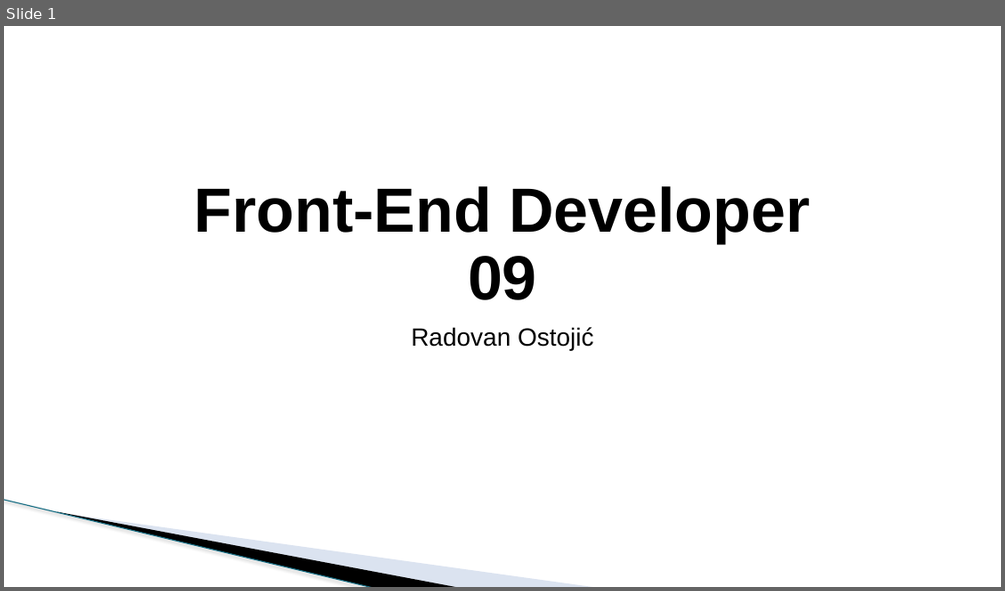
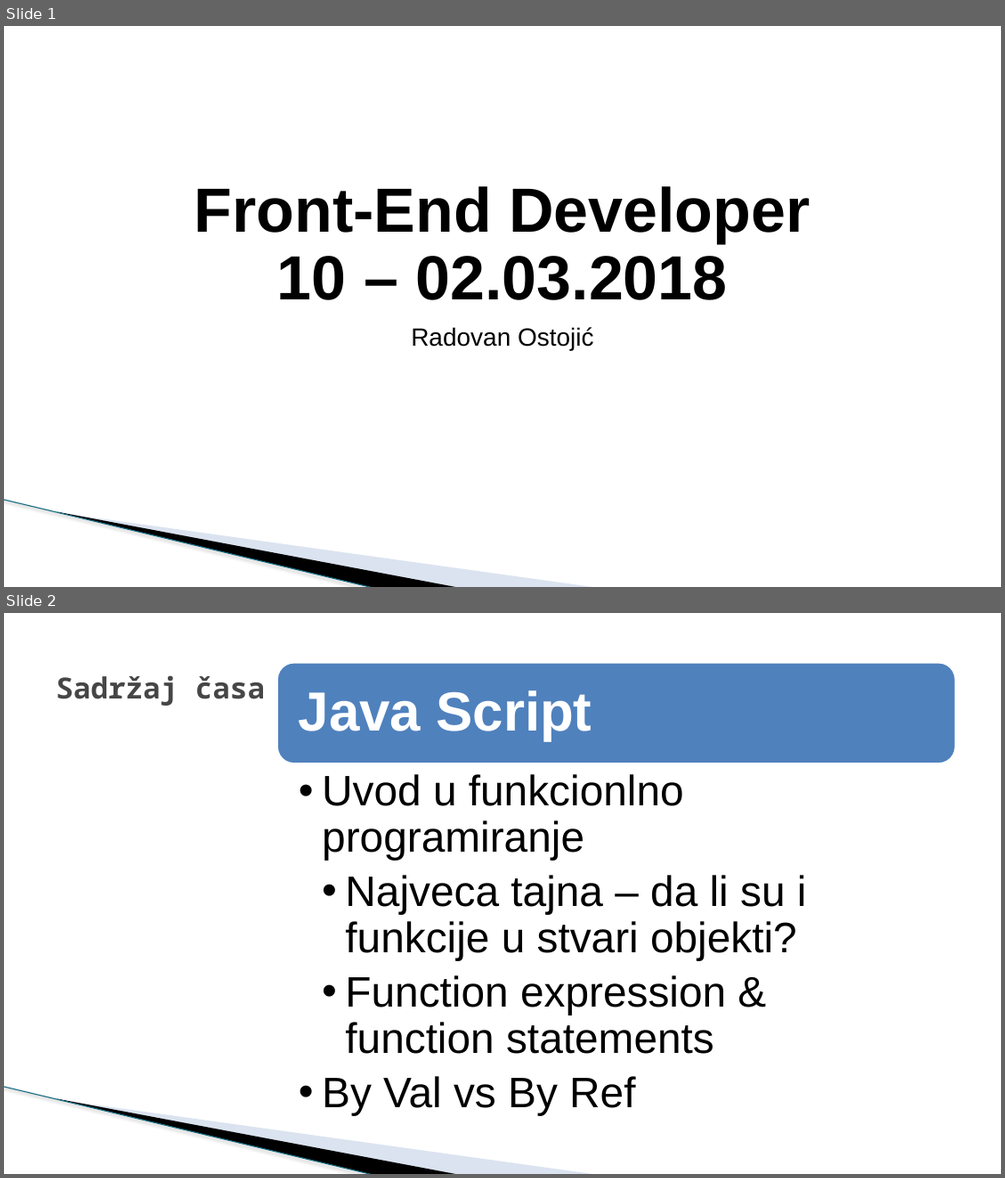
Before and after one commit to todalexcode/kurs-front-end, a slide deck: sesija-10/PPT/Front-End Developer-10.pptx. Shown one above the other, each under a label of ours: slide 1 before the commit, slides 1 and 2 after it. The pictures are 1005x591 and 1005x1178 pixels, drawn with LibreOffice and Linux fonts; fonts in the diff are those of the drawing; background and template pictures are left out. Boxes give left, top, right and bottom in pixels: in the first picture for what was removed or moved away, otherwise in the second. Text is boxed around its words. In the diff, an @@ line names an element or a change of style, - is before the commit and + after.

```diff
--- a/sesija-10/PPT/Front-End Developer-10.pptx
+++ b/sesija-10/PPT/Front-End Developer-10.pptx
@@ slide 2 added at <box>4,613,1001,1174</box>, background #FFFFFF; not listed: 3 template elements that a slide beside it also shows @@
@@ rounded rectangle added at <box>277,662,956,764</box>, fill #4F81BD, outline #FFFFFF 2 pt @@
@@ text added at <box>56,675,265,706</box>, 28 pt, text #464646, bold @@
+Sadržaj časa
@@ text added at <box>299,690,591,740</box>, 53 pt, text #FFFFFF, bold @@
+Java Script
@@ text added at <box>322,774,807,1115</box>, 41 pt, text #000000 @@
+  •• Uvod u funkcionlno programiranje
+    •• Najveca tajna – da li su i funkcije u stvari objekti?
+    •• Function expression & function statements
+  •• By Val vs By Ref
@@ slide 1 changed as well @@
@@ title at <box>194,186,809,300</box>: text changed @@
-Front-End Developer
-09
+Front-End Developer
+10 – 02.03.2018
```
Also in this commit, not shown: 3 other slides changed, 7 other slides added, 13 slides removed, 13 other files.
